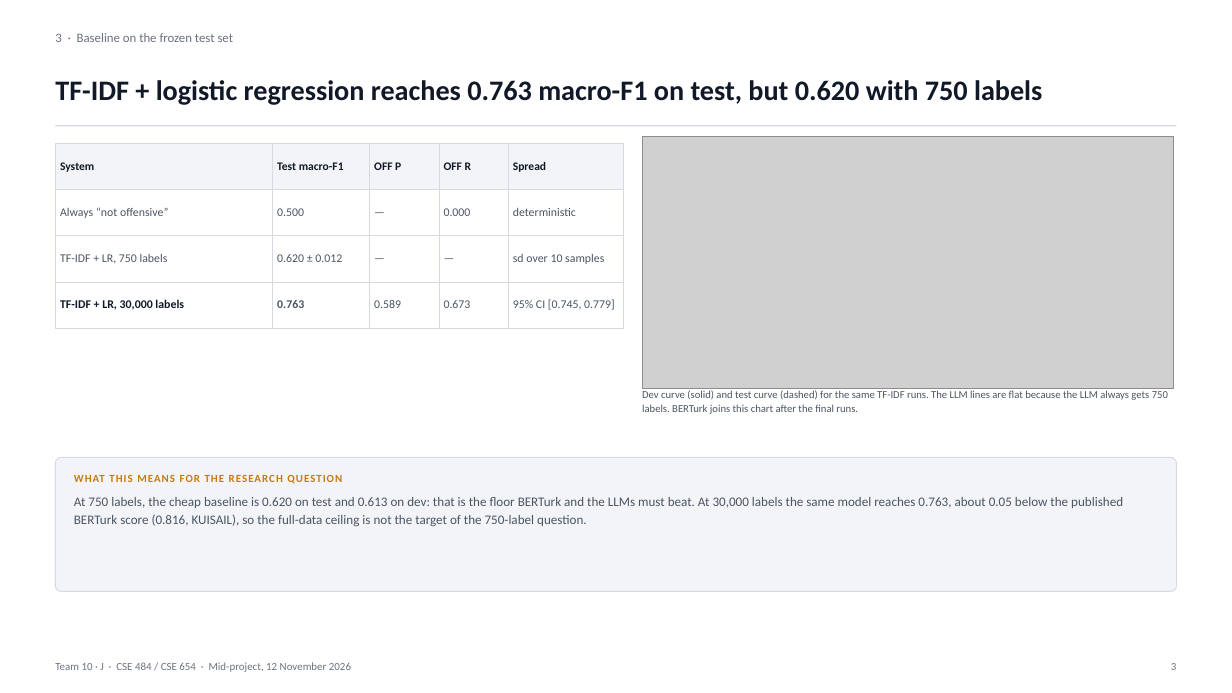
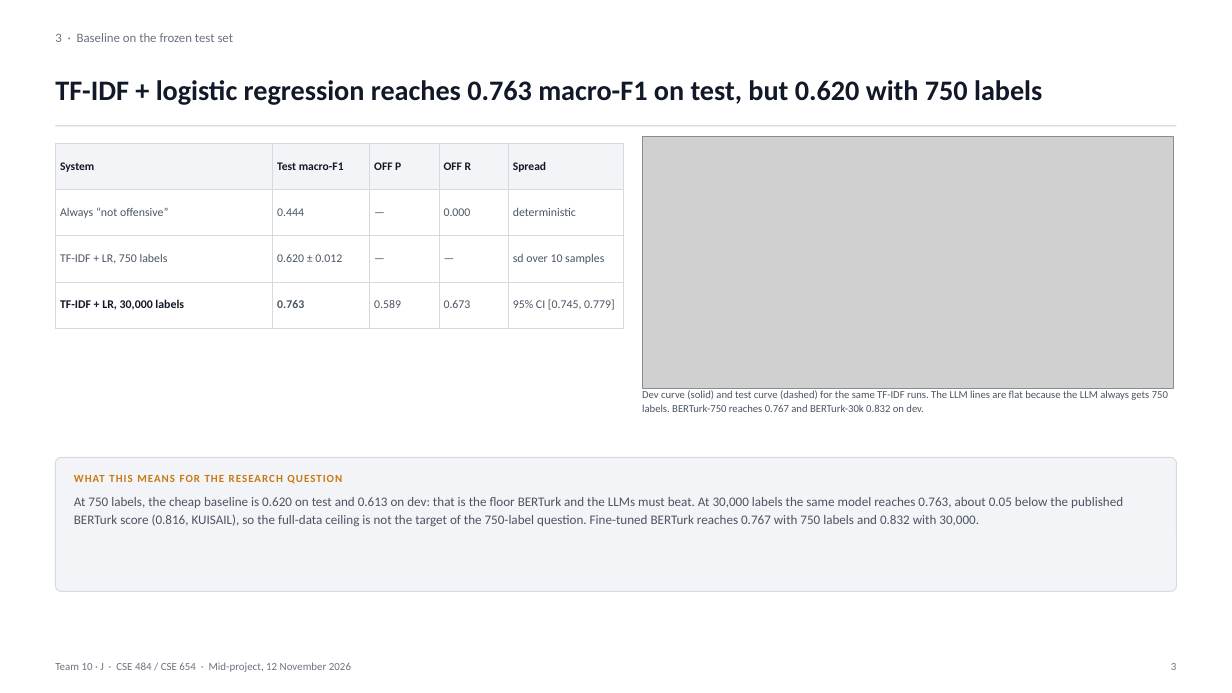
Before and after one commit to VesileHann/offenseval-tr-midproject, a slide deck: slide 3 of paper/Team10_MidProject.pptx. Drawn at 1232x693 pixels with LibreOffice and Linux fonts; fonts in the diff are those of the drawing; grey boxes stand for pictures. Boxes give left, top, right and bottom in pixels: in the first picture for what was removed or moved away, otherwise in the second. Text is boxed around its words. In the diff, an @@ line names an element or a change of style, - is before the commit and + after.

Commit message:
paper: refresh deck and PDF with BERTurk and Ablation A results

```diff
--- a/paper/Team10_MidProject.pptx
+++ b/paper/Team10_MidProject.pptx
@@ table at bbox=[55, 143, 624, 314] @@
-row 2, column 2: 0.500
+row 2, column 2: 0.444
@@ text at bbox=[642, 390, 1168, 412]: text changed @@
-Dev curve (solid) and test curve (dashed) for the same TF-IDF runs. The LLM lines are flat because the LLM always gets 750 labels. BERTurk joins this chart after the final runs.
+Dev curve (solid) and test curve (dashed) for the same TF-IDF runs. The LLM lines are flat because the LLM always gets 750 labels. BERTurk-750 reaches 0.767 and BERTurk-30k 0.832 on dev.
@@ text at bbox=[74, 497, 1123, 526]: text changed @@
-At 750 labels, the cheap baseline is 0.620 on test and 0.613 on dev: that is the floor BERTurk and the LLMs must beat. At 30,000 labels the same model reaches 0.763, about 0.05 below the published BERTurk score (0.816, KUISAIL), so the full-data ceiling is not the target of the 750-label question.
+At 750 labels, the cheap baseline is 0.620 on test and 0.613 on dev: that is the floor BERTurk and the LLMs must beat. At 30,000 labels the same model reaches 0.763, about 0.05 below the published BERTurk score (0.816, KUISAIL), so the full-data ceiling is not the target of the 750-label question. Fine-tuned BERTurk reaches 0.767 with 750 labels and 0.832 with 30,000.
```
Also in this commit, not shown: 7 other slides changed, 1 other file.
